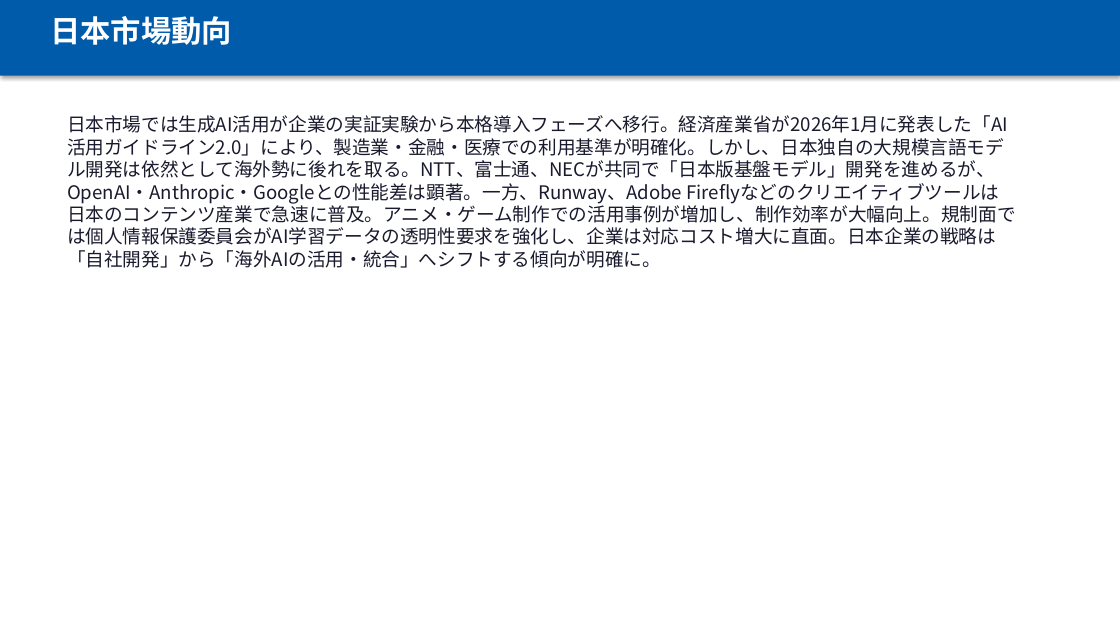
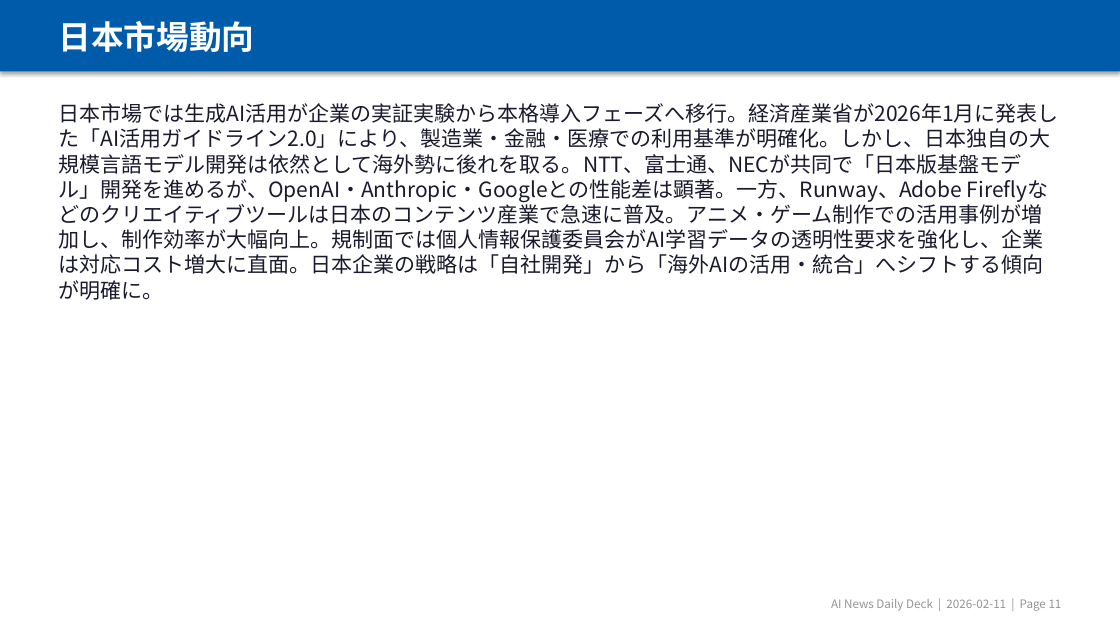
Before and after one commit to chel2311/ai-news-deck-reports, a slide deck: slide 12 of 2026-02-11/report.pptx (slide 9 before the commit). Drawn at 1120x630 pixels with LibreOffice and Linux fonts; fonts in the diff are those of the drawing. Boxes give left, top, right and bottom in pixels: in the first picture for what was removed or moved away, otherwise in the second. Text is boxed around its words. In the diff, an @@ line names an element or a change of style, - is before the commit and + after.

```diff
--- a/2026-02-11/report.pptx
+++ b/2026-02-11/report.pptx
@@ rectangle: place and size @@
-rectangle at bbox=[0, 0, 1120, 76]
+rectangle at bbox=[0, 0, 1120, 71]
@@ text "日本市場動向": place and size @@
-text "日本市場動向" at bbox=[50, 16, 232, 45]
+text "日本市場動向" at bbox=[59, 21, 255, 52]
@@ text "日本市場動向" at bbox=[59, 21, 255, 52]: size 26 to 28 pt @@
@@ text "日本市場では生成AI活用が企業の実証実験から本格導入フェーズへ移行。経済産業省が2026年1月に発表した「AI活用ガイド ...": place and size @@
-text "日本市場では生成AI活用が企業の実証実験から本格導入フェーズへ移行。経済産業省が2026年1月に発表した「AI活用ガイド ..." at bbox=[67, 115, 1016, 268]
+text "日本市場では生成AI活用が企業の実証実験から本格導入フェーズへ移行。経済産業省が2026年1月に発表した「AI活用ガイド ..." at bbox=[59, 103, 1059, 300]
@@ text "日本市場では生成AI活用が企業の実証実験から本格導入フェーズへ移行。経済産業省が2026年1月に発表した「AI活用ガイド ..." at bbox=[59, 103, 1059, 300]: size 16 to 18 pt @@
@@ text added at bbox=[831, 599, 1062, 611], 10 pt, text #959595 @@
+AI News Daily Deck | 2026-02-11 | Page 11
```
Also in this commit, not shown: 9 other slides changed, 6 slides added, 1 slide removed, 7 other files.
